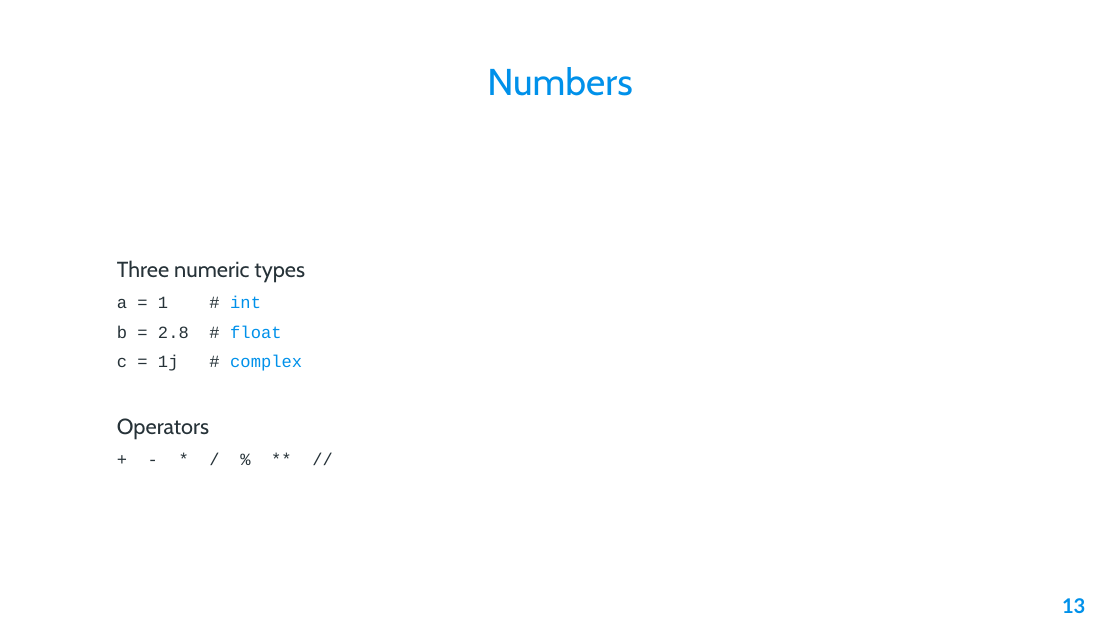
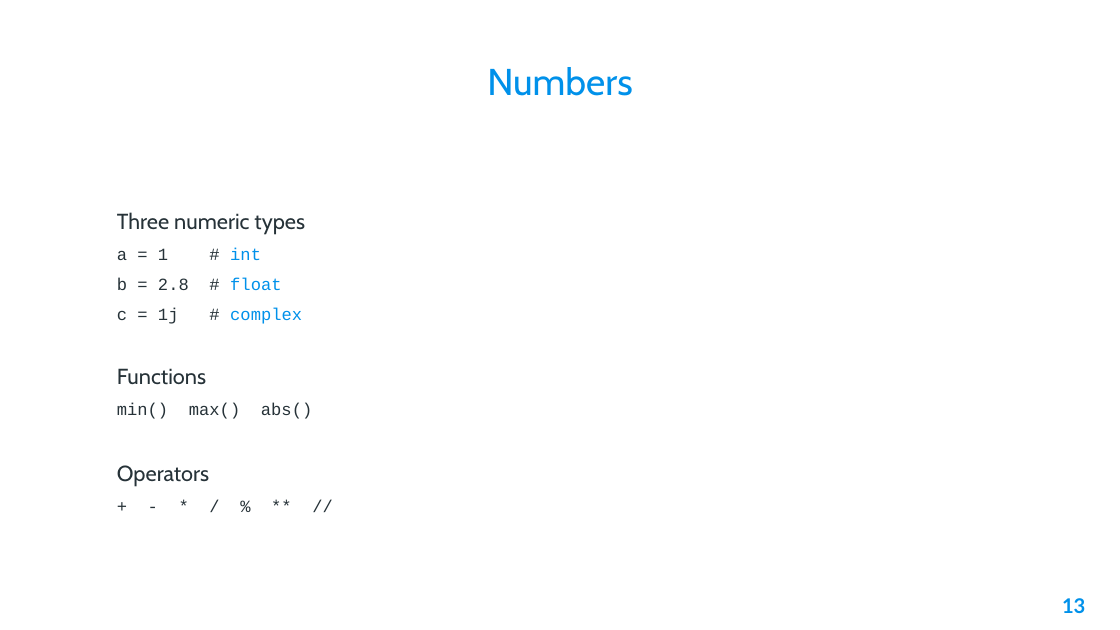
Before and after one commit to AleeRezaa/learn-python, a slide deck: slide 13 of Python.pptx. Drawn at 1120x630 pixels with LibreOffice and Linux fonts; fonts in the diff are those of the drawing; background and template pictures are left out. Boxes give left, top, right and bottom in pixels: in the first picture for what was removed or moved away, otherwise in the second. Text is boxed around its words. In the diff, an @@ line names an element or a change of style, - is before the commit and + after.

```diff
--- a/Python.pptx
+++ b/Python.pptx
@@ text at [117,368,312,419]: paragraphs added @@
+Functions
+min() max() abs()
```
Also in this commit, not shown: 6 other slides changed, 2 slides added, 1 slide removed, 1 other file.
